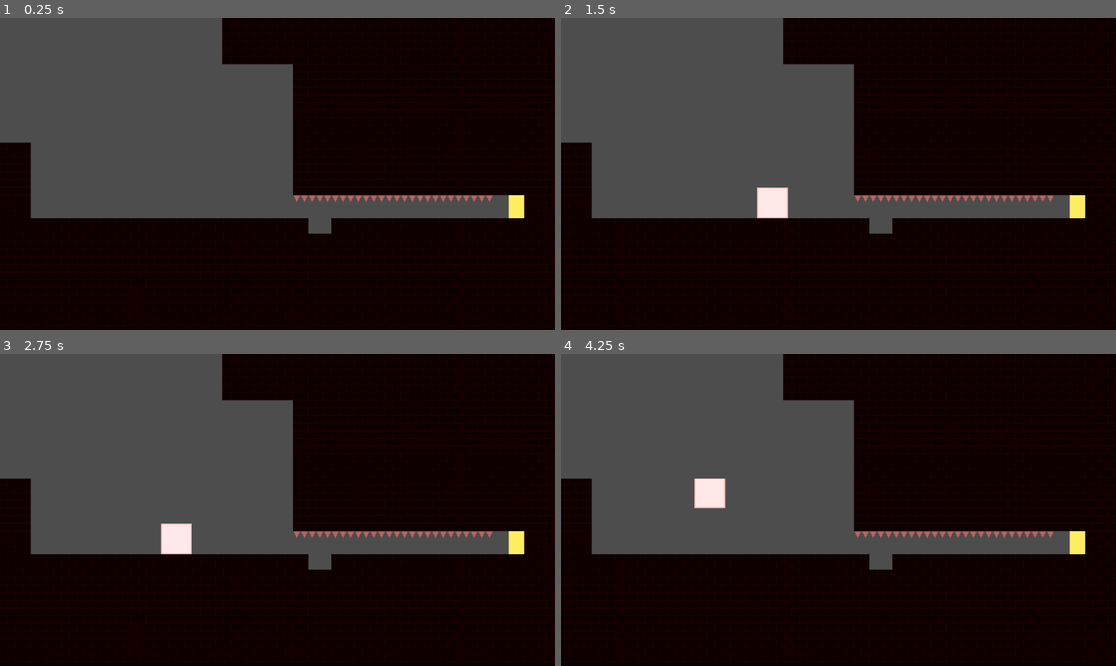
Above: before the commit, frames 1-4 (two rows, left to right).
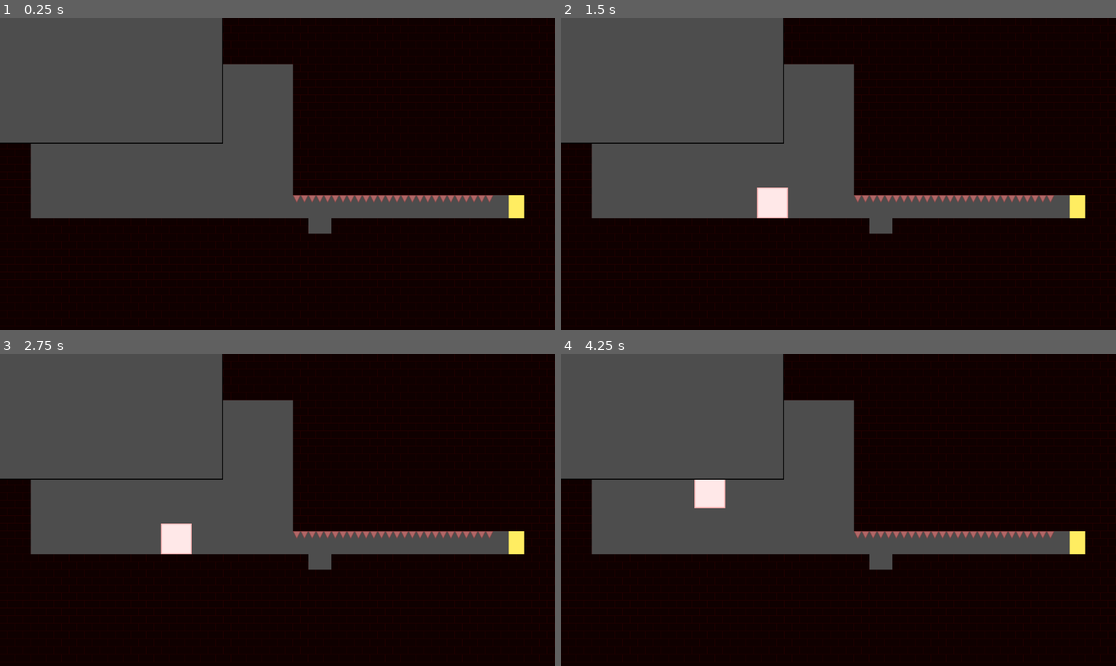
Above: after the commit, the same moments.

Repository: devramsean0/Counterspell2024
Game: Godot game, scene res://main.tscn
Two runs of this game, one before a commit and one after it. Both use one fixed random seed, a clock stepped at 60 frames per second and the inputs below.
Inputs:
- Up to frame 1 (0.25 s): no input
- Up to frame 2 (1.5 s): tap Enter (ui_accept) at 0.5, 0.77 s; hold E (ui_input_action, bound only after the commit) 0.53-1.28 s; hold Right (ui_right) from 0.53 s (still down); tap E (ui_input_action, bound only after the commit) at 1.35 s
- Up to frame 3 (2.75 s): tap Enter (ui_accept) at 1.52 s; release Right (ui_right) at 2.03 s; hold Left (ui_left) from 2.03 s (still down); hold E (ui_input_action, bound only after the commit) from 2.03 s (still down)
- Up to frame 4 (4.25 s): release Left (ui_left) at 2.78 s; release E (ui_input_action, bound only after the commit) at 2.78 s; hold Right (ui_right) from 2.78 s (still down); tap E (ui_input_action, bound only after the commit) at 2.85 s; tap Enter (ui_accept) at 3.02, 3.77 s; hold E (ui_input_action, bound only after the commit) from 3.53 s (still down)

The runs differ from the first frame. In frame 1, 0.2% of the frame differs, in the area x 1-41%, y 2-41%; in frame 2, 0.2%; in frame 3, 0.2%; in frame 4, 0.2%.

Commit message:
add border

Diff:
--- a/main.tscn
+++ b/main.tscn
@@ -30,3 +30,9 @@
 scale = Vector2(0.4, 0.4)
 texture = SubResource("ViewportTexture_ehdo7")
 centered = false
+
+[node name="PreviousLevelBorder" type="ColorRect" parent="."]
+z_index = 1
+offset_right = 462.8
+offset_bottom = 261.2
+color = Color(0, 0, 0, 1)
--- a/project.godot
+++ b/project.godot
@@ -22,6 +22,11 @@
 "events": [Object(InputEventKey,"resource_local_to_scene":false,"resource_name":"","device":-1,"window_id":0,"alt_press …(195 unchanged characters)…
 ]
 }
+ui_input_action={
+"deadzone": 0.5,
+"events": [Object(InputEventKey,"resource_local_to_scene":false,"resource_name":"","device":0,"window_id":0,"alt_pressed":false,"shift_pressed":false,"ctrl_pressed":false,"meta_pressed":false,"pressed":false,"keycode":69,"physical_keycode":0,"key_label":0,"unicode":0,"location":0,"echo":false,"script":null)
+]
+}
 
 [layer_names]
 
--- a/scripts/level_manager.gd
+++ b/scripts/level_manager.gd
@@ -13,6 +13,8 @@
 
 func on_player_collision(player: Player, collision: Node2D):
 	print(collision.name)
+
+	var acting = Input.is_action_pressed("ui_input_action")
 
 	if collision == $DamageTilemap:
 		# kill the player
